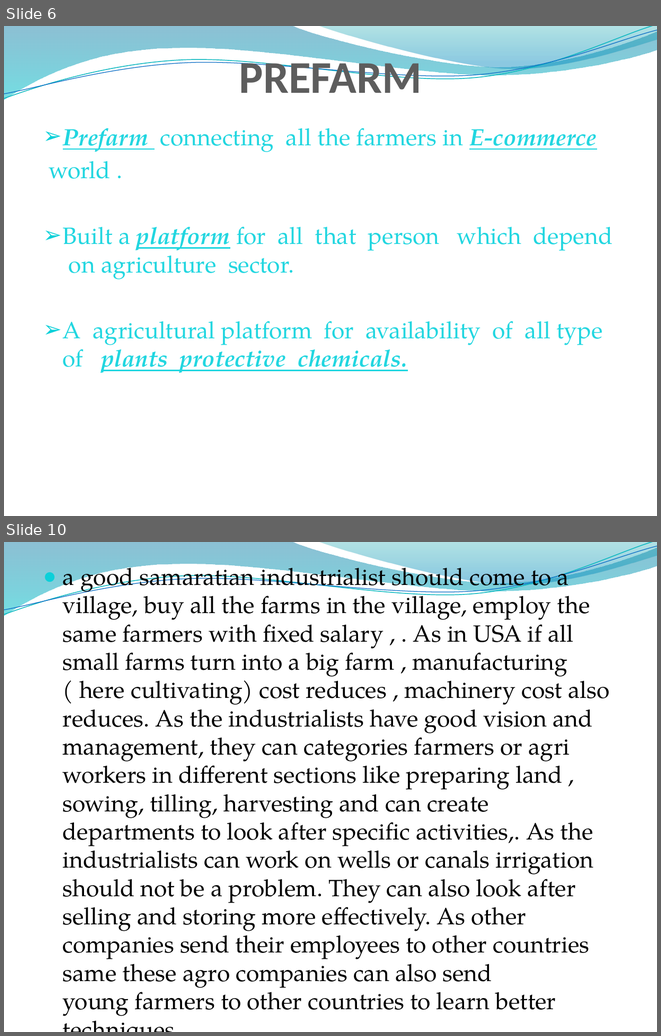
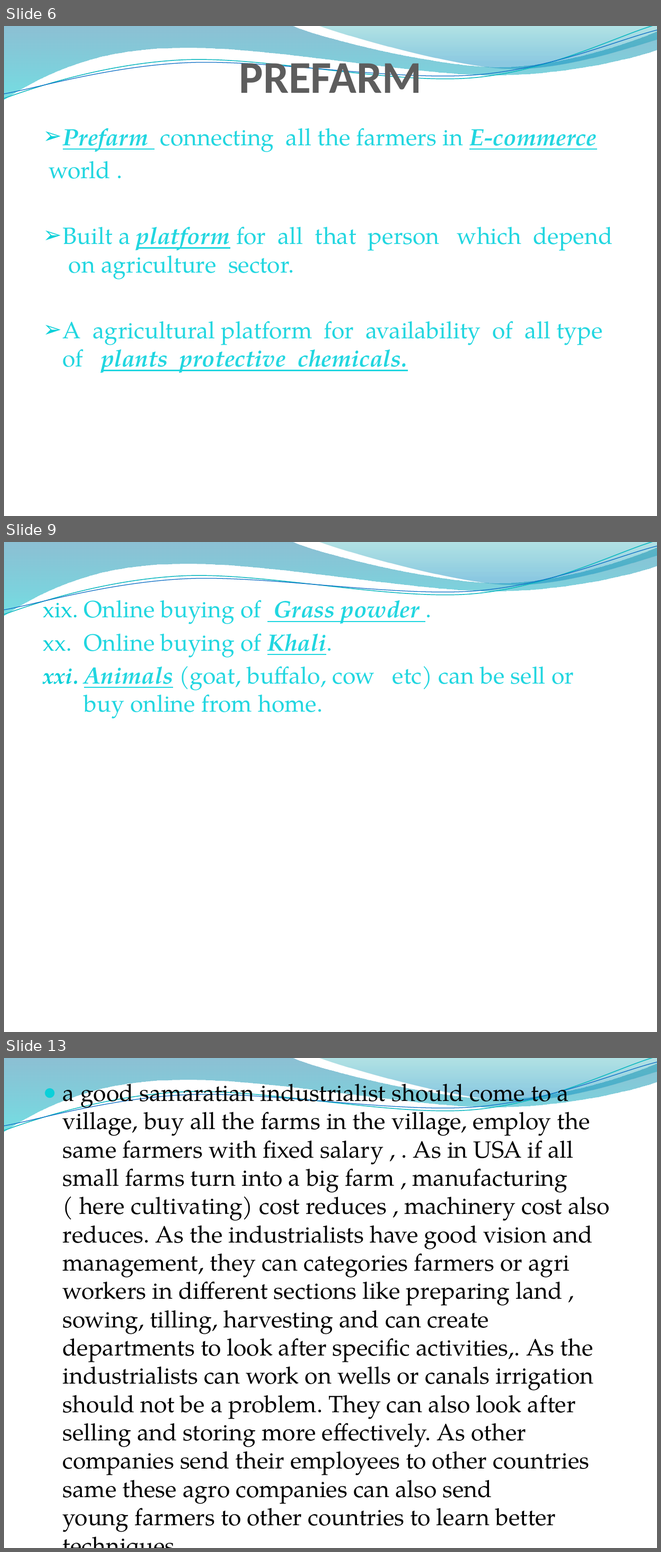
Before and after one commit to anilsinghchawda/project, a slide deck: project.pptx. Shown one above the other, each under a label of ours: slides 6 and 10 before the commit, slides 6, 9 and 13 after it; the slides between them are not shown. The pictures are 661x1036 and 661x1552 pixels, drawn with LibreOffice and Linux fonts; fonts in the diff are those of the drawing; background and template pictures are left out. Boxes give left, top, right and bottom in pixels: in the first picture for what was removed or moved away, otherwise in the second. Text is boxed around its words. In the diff, an @@ line names an element or a change of style, - is before the commit and + after.

```diff
--- a/project.pptx
+++ b/project.pptx
@@ slide 9 added at [4,542,657,1032], background picture (left out); not listed: 4 template elements that a slide beside it also shows @@
@@ text added at [84,593,574,718], 26 pt, text gradient #03D4A8 to #21D6E0 to #0087E6 to #005CBF @@
+xix. Online buying of Grass powder .
+xx. Online buying of Khali.
+xxi. Animals (goat, buffalo, cow etc) can be sell or buy online from home.
@@ what was slide 10 is now slide 13 @@
```
Also in this commit, not shown: 2 slides changed, 2 other slides added.
